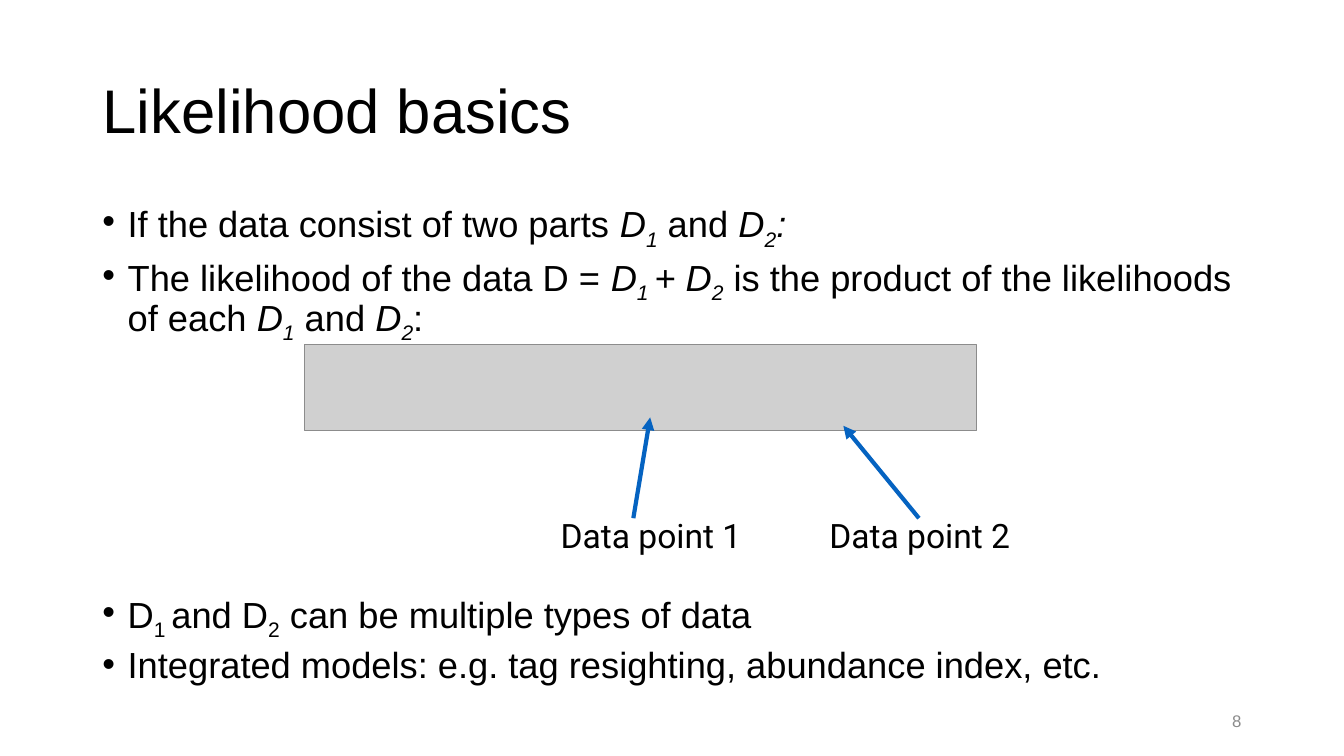
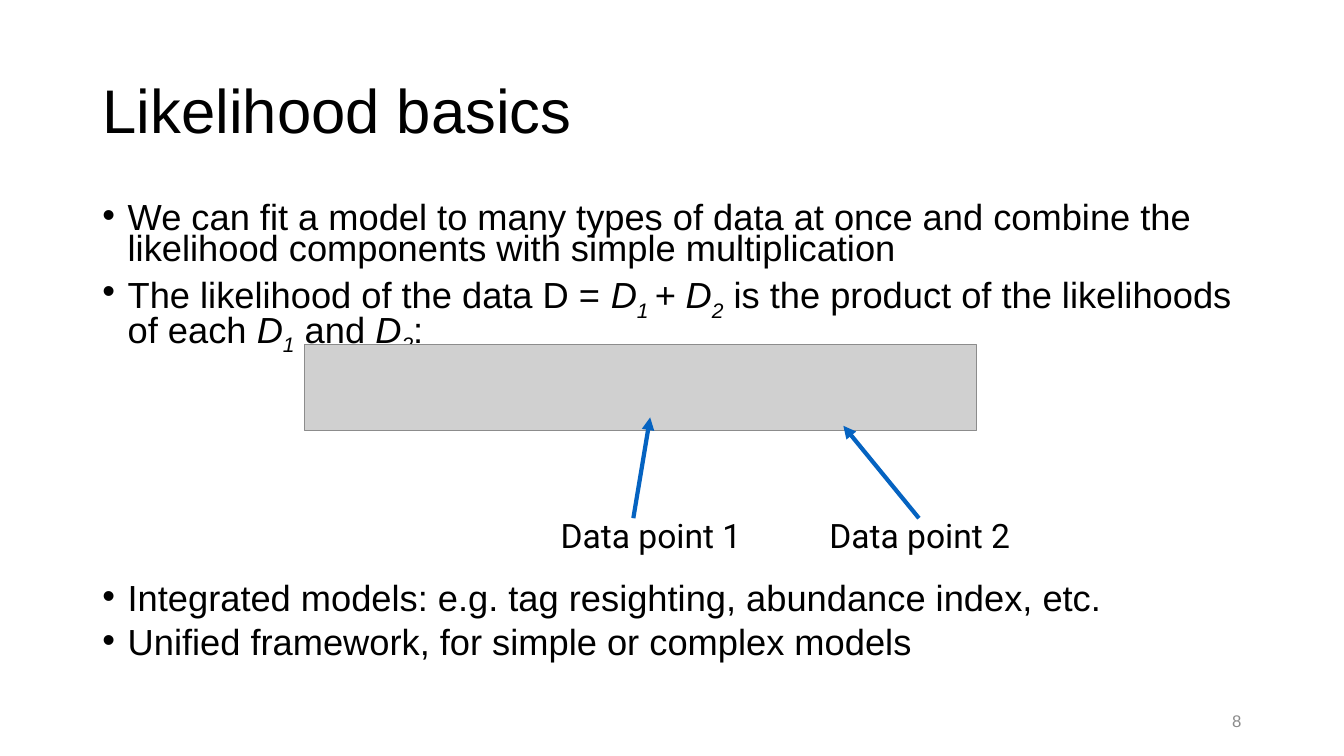
Before and after one commit to merrillrudd/ADMB_course, a slide deck: slide 8 of Day1/1a_Introduction/Introduction.pptx. Drawn at 1344x756 pixels with LibreOffice and Linux fonts; fonts in the diff are those of the drawing; grey boxes stand for pictures. Boxes give left, top, right and bottom in pixels: in the first picture for what was removed or moved away, otherwise in the second. Text is boxed around its words. In the diff, an @@ line names an element or a change of style, - is before the commit and + after.

```diff
--- a/Day1/1a_Introduction/Introduction.pptx
+++ b/Day1/1a_Introduction/Introduction.pptx
@@ text at <box>128,203,1190,267</box>: text changed @@
-• If the data consist of two parts D1 and D2:
+• We can fit a model to many types of data at once and combine the likelihood components with simple multiplication
@@ text at <box>128,281,1231,617</box>: line spacing 0.8 to 0.7 @@
@@ text at <box>128,628,911,662</box>: paragraph added @@
+• Unified framework, for simple or complex models
@@ text at <box>171,601,752,635</box>: paragraph removed @@
-• D1 and D2 can be multiple types of data
```
Also in this commit, not shown: 1 other slide changed, 5 other files.
